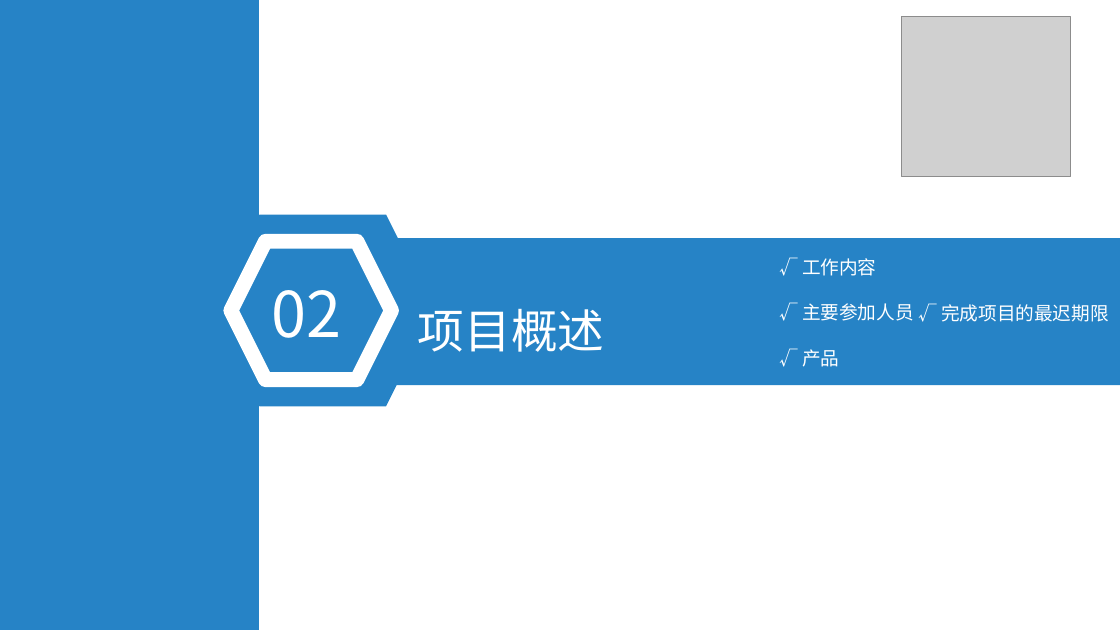
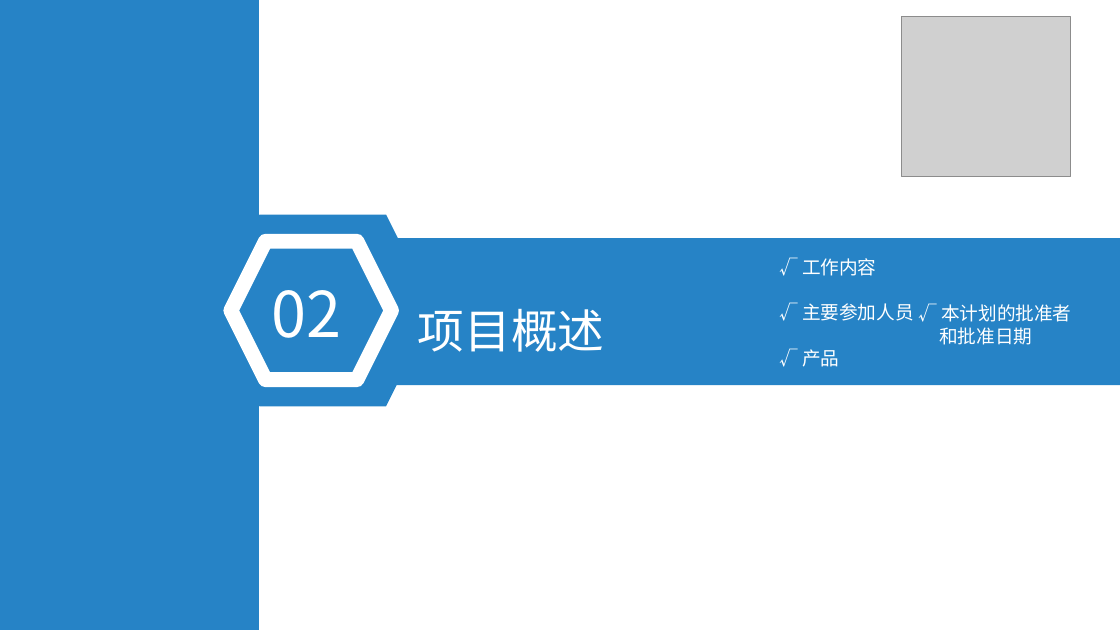
Before and after one commit to LEMONccccc/PRD-G13-Project, a slide deck: slide 7 of PRD2017-G13-项目开发计划.pptx. Drawn at 1120x630 pixels with LibreOffice and Linux fonts; fonts in the diff are those of the drawing; grey boxes stand for pictures. Boxes give left, top, right and bottom in pixels: in the first picture for what was removed or moved away, otherwise in the second. Text is boxed around its words. In the diff, an @@ line names an element or a change of style, - is before the commit and + after.

Commit message:
需求工程计划

```diff
--- a/PRD2017-G13-项目开发计划.pptx
+++ b/PRD2017-G13-项目开发计划.pptx
@@ text at <box>939,304,1071,345</box>: text changed @@
-√ 完成项目的最迟期限
+√ 本计划的批准者
+和批准日期
```
Also in this commit, not shown: 7 other slides changed, 16 slides added, 9 slides removed, 4 other files.
